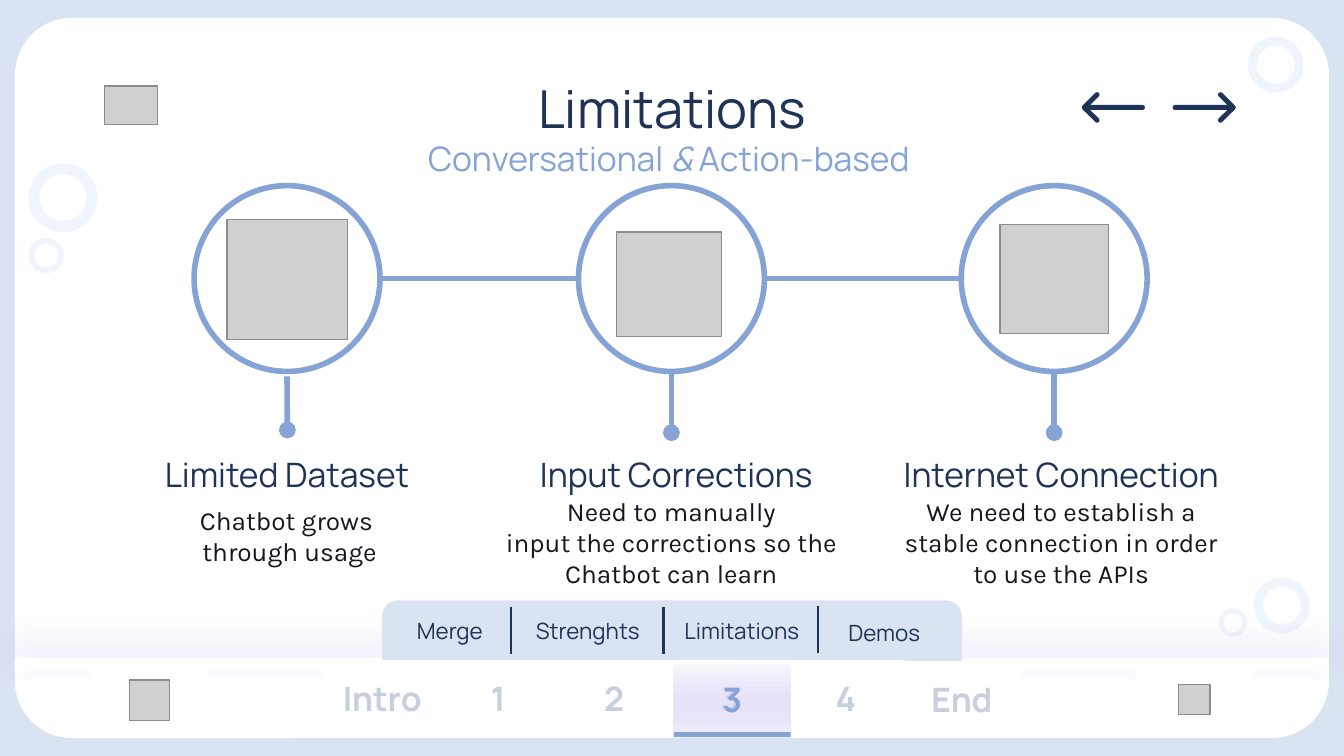
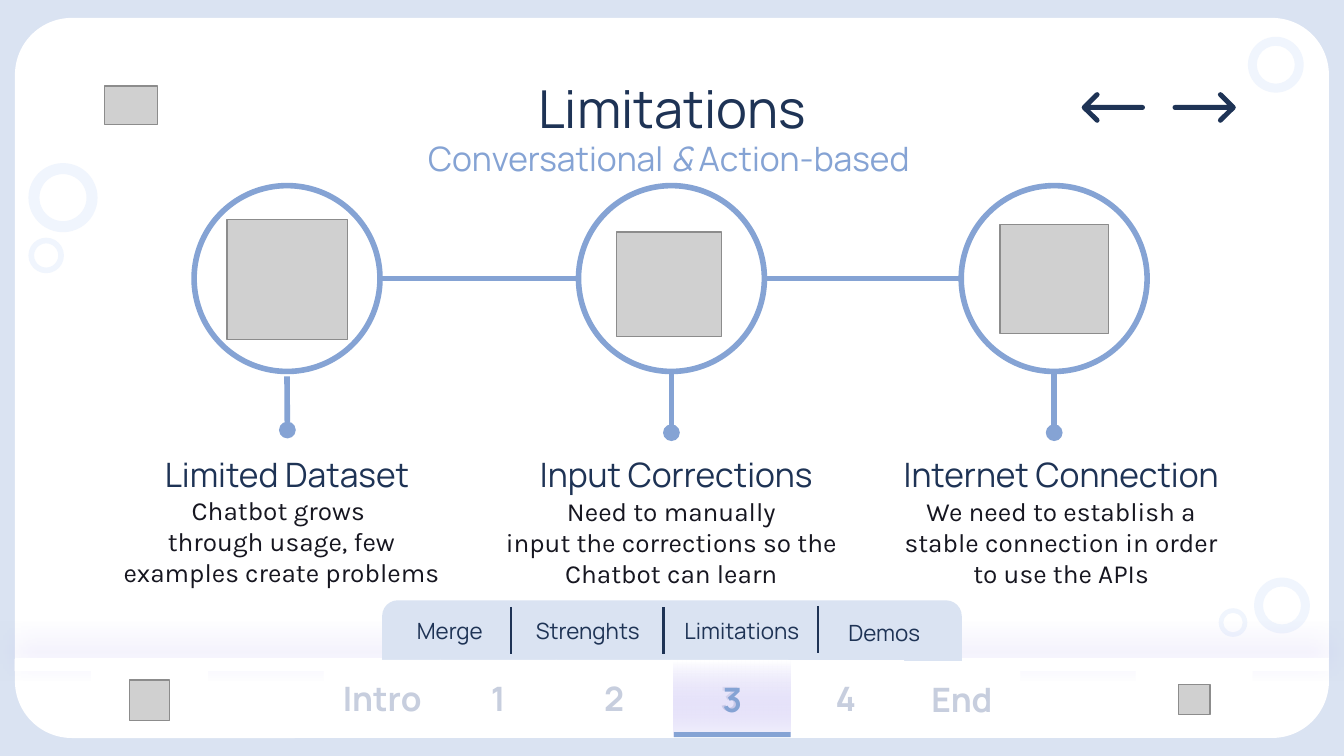
Before and after one commit to lfgbs/ChatBot, a slide deck: slide 16 of MP2 - SI-II.pptx. Drawn at 1344x756 pixels with LibreOffice and Linux fonts; fonts in the diff are those of the drawing; grey boxes stand for pictures. Boxes give left, top, right and bottom in pixels: in the first picture for what was removed or moved away, otherwise in the second. Text is boxed around its words. In the diff, an @@ line names an element or a change of style, - is before the commit and + after.

Commit message:
Updates presentation

```diff
--- a/MP2 - SI-II.pptx
+++ b/MP2 - SI-II.pptx
@@ text "Chatbot grows": place and size @@
-text "Chatbot grows" at [200, 512, 376, 568]
+text "Chatbot grows" at [124, 502, 439, 588]
@@ text at [124, 533, 439, 588]: text changed @@
-through usage
+through usage, few examples create problems
```
